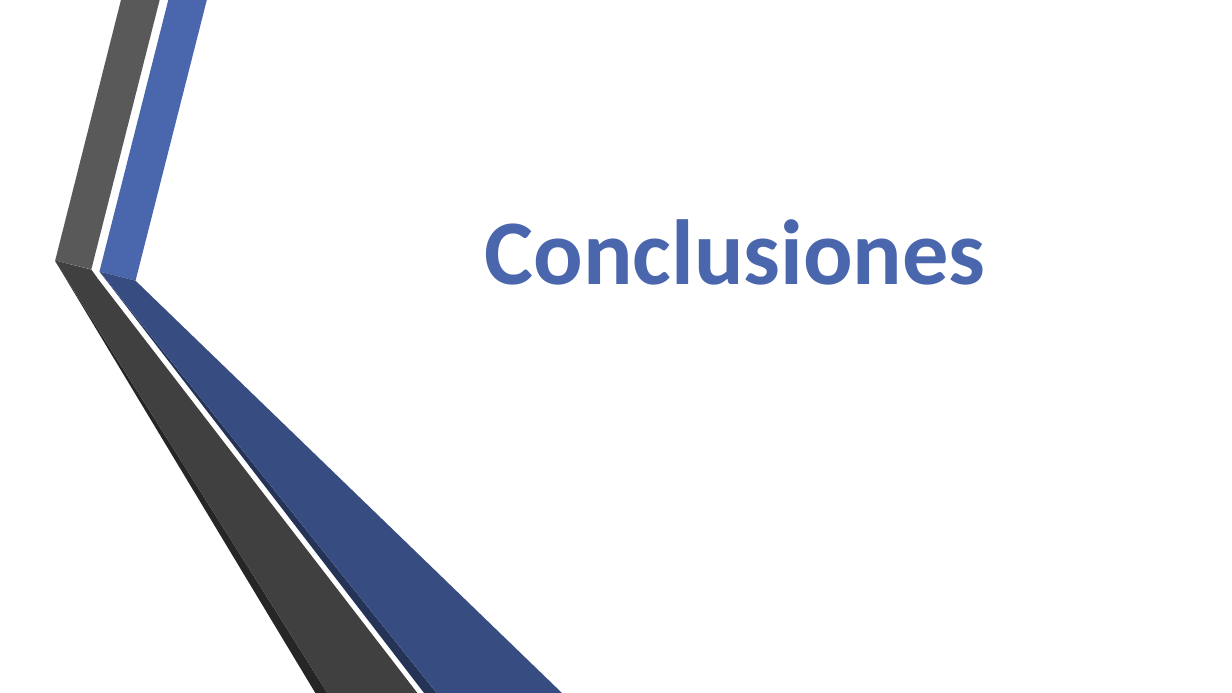
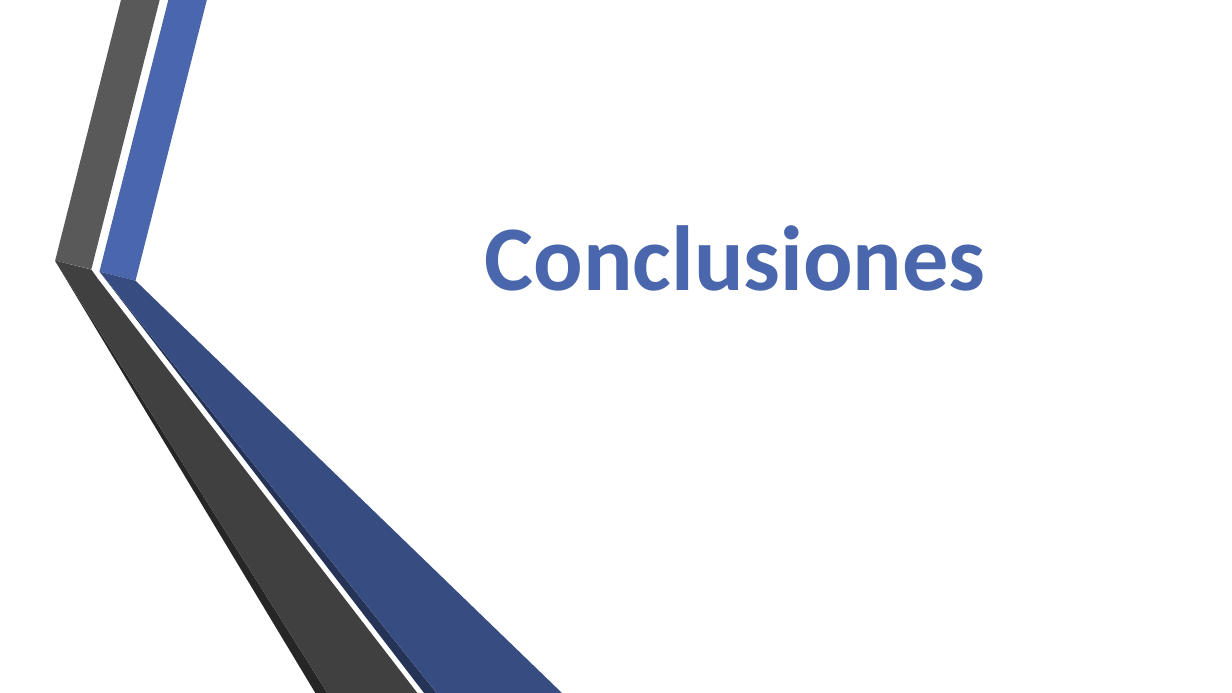
Before and after one commit to fge23/Sistema-VASPA, a slide deck: slide 30 of Presentaciones/Presentación VASPA - Diciembre 2020 - Examen Final/Presentación VASPA - Diciembre 2020 - Examen Final.pptx (slide 27 before the commit). Drawn at 1232x693 pixels with LibreOffice and Linux fonts; fonts in the diff are those of the drawing; background and template pictures are left out. Boxes give left, top, right and bottom in pixels: in the first picture for what was removed or moved away, otherwise in the second. Text is boxed around its words. In the diff, an @@ line names an element or a change of style, - is before the commit and + after.

```diff
--- a/Presentaciones/Presentación VASPA - Diciembre 2020 - Examen Final/Presentación VASPA - Diciembre 2020 - Examen Final.pptx
+++ b/Presentaciones/Presentación VASPA - Diciembre 2020 - Examen Final/Presentación VASPA - Diciembre 2020 - Examen Final.pptx
@@ text "Conclusiones": place and size @@
-text "Conclusiones" at bbox=[485, 219, 986, 285]
+text "Conclusiones" at bbox=[485, 225, 986, 291]
```
Also in this commit, not shown: 6 other slides changed, 3 slides added, 1 other file.
